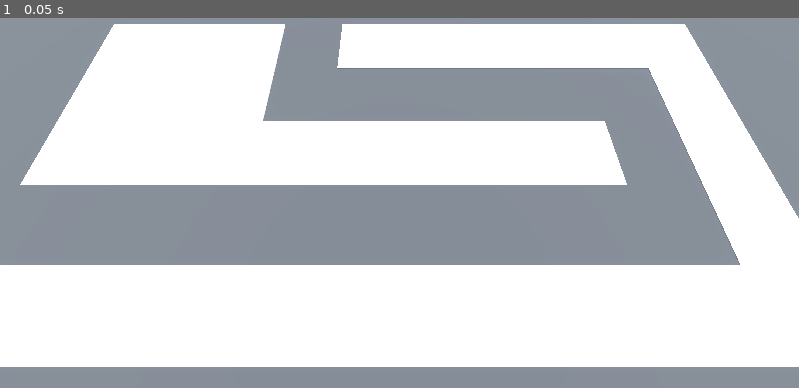
Above: before the commit, frame 1.
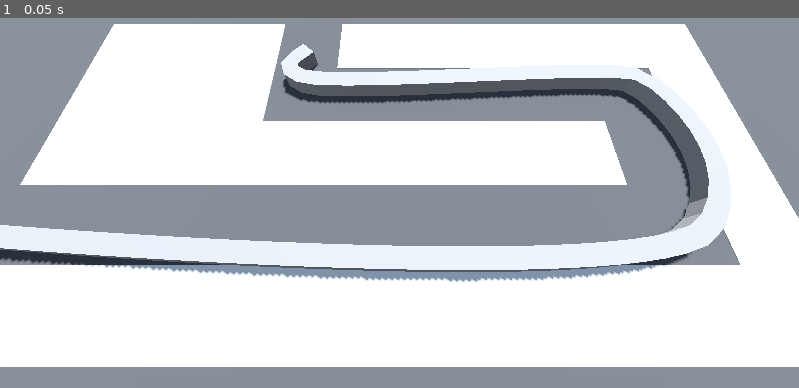
Above: after the commit, the same moment.

Repository: huangwei4478/godot-3d-exercises
Game: Godot game, scene res://BaseLevel.tscn
Same seed, same stepped clock (60 frames per second), same inputs: the game is played once before the commit and once after it.
Inputs:
- Up to frame 1 (0.05 s): no input

The runs differ from the first frame. In frame 1, 13% of the frame differs, in the area x 0-91%, y 7-72%.

Commit message:
[add] Path3D

Diff:
--- a/BarbarianBlaster2/BaseLevel.tscn
+++ b/BarbarianBlaster2/BaseLevel.tscn
@@ -18,8 +18,14 @@
 [sub_resource type="StandardMaterial3D" id="StandardMaterial3D_4newx"]
 albedo_color = Color(0.266667, 0.266667, 0.266667, 1)
 
+[sub_resource type="Curve3D" id="Curve3D_b4nam"]
+_data = {
+"points": PackedVector3Array(0, 0, 0, 0, 0, 0, -23, -0.1, 6, -3, 0, 3, 3, 0, -3, 14, -0.1, 6, 1, 0, 1, -1, 0, -1, 14, -0.1, -2, 2, 0, 1, -2, 0, -1, -6, -0.1, -2, -1, 0, 1, 1, 0, -1, -6, -0.1, -5),
+"tilts": PackedFloat32Array(0, 0, 0, 0, 0)
+}
+point_count = 5
+
 [node name="Node3D" type="Node3D"]
-transform = Transform3D(1, 0, 0, 0, 1, 0, 0, 0, 1, -11.4888, 5.92522, -8.398)
 
 [node name="WorldEnvironment" type="WorldEnvironment" parent="."]
 environment = SubResource("Environment_mvmns")
@@ -44,3 +50,19 @@
 "cells": PackedInt32Array(65535, 65534, 0, 65535, 2, 0, 65531, 65535, 0, 4, 65535, 0, 65531, 65534, 0, 65531, 0, 0, 655 …(323 unchanged characters)…
 }
 metadata/_editor_floor_ = Vector3(0, 0, 0)
+
+[node name="Path3D" type="Path3D" parent="."]
+transform = Transform3D(1, 0, 0, 0, 1, 0, 0, 0, 1, 0, 0.1, 0)
+curve = SubResource("Curve3D_b4nam")
+
+[node name="CSGPolygon3D" type="CSGPolygon3D" parent="Path3D"]
+mode = 2
+path_node = NodePath("..")
+path_interval_type = 0
+path_interval = 1.0
+path_simplify_angle = 0.0
+path_rotation = 2
+path_local = false
+path_continuous_u = true
+path_u_distance = 1.0
+path_joined = false
Not shown: 1 places in BarbarianBlaster2/BaseLevel.tscn that only renumber resources
Not shown: 4 places in BarbarianBlaster2/MeshLibraries/SpaceLibrary.tres that only renumber resources
